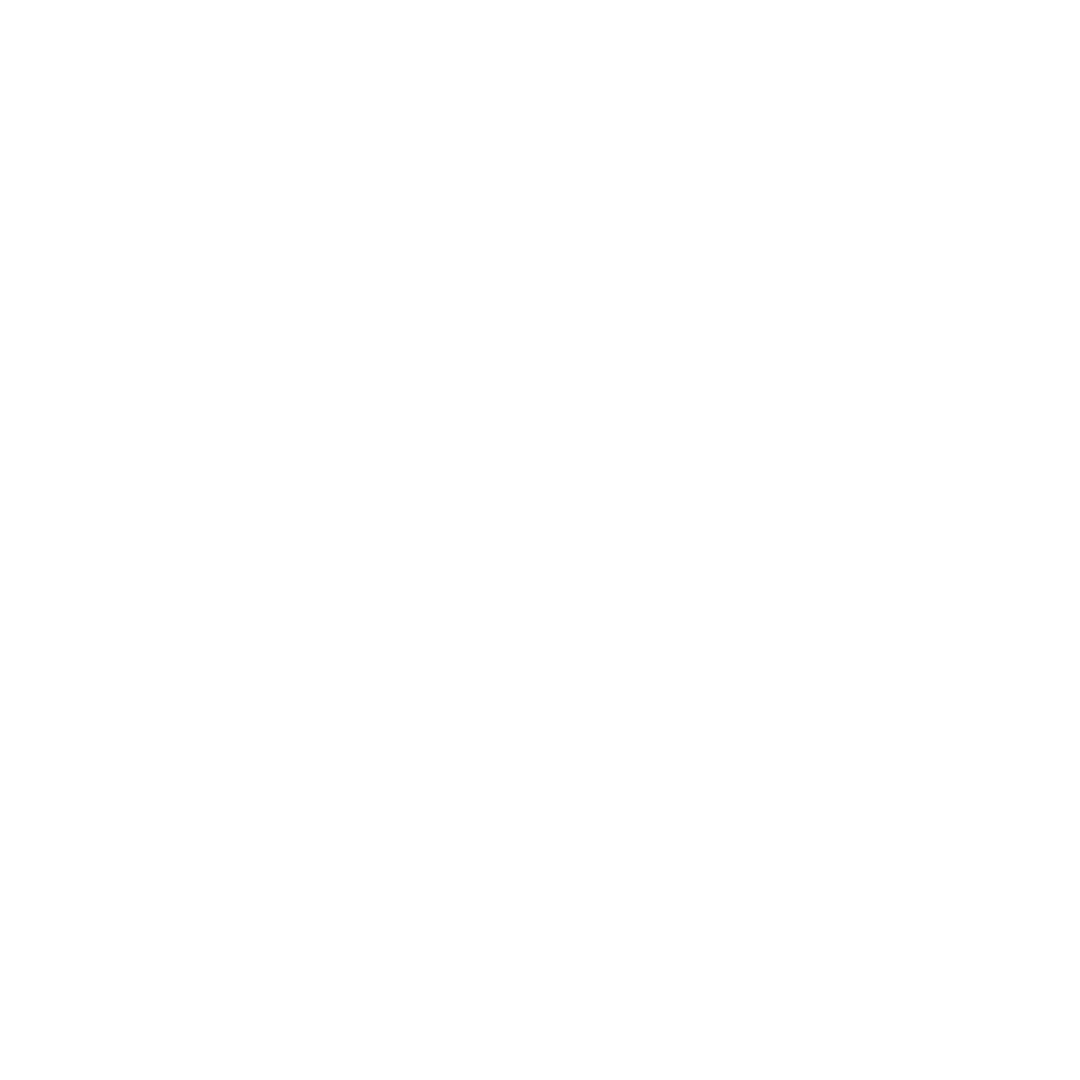
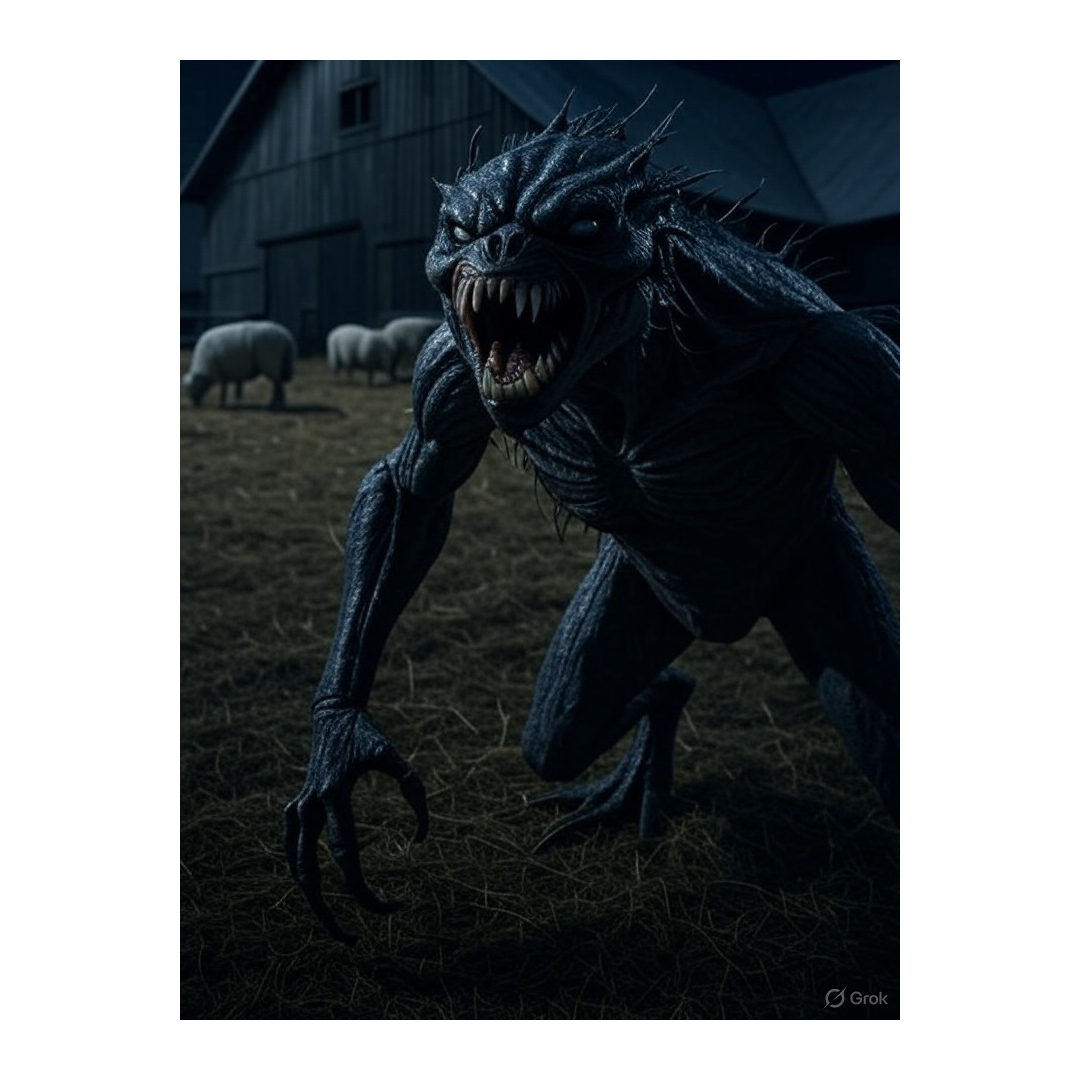
Layers edited between the first and the second (1080, 1080) image:
added layer "image" above "image (3)" over [180, 60, 900, 1020]
added layer "image (3)" above "image (2)" over [180, 60, 900, 1020]
added layer "image (2)" above "image (1)" over [180, 60, 900, 1020]
added layer "image (1)" above "PNJ No Muerto Liche Nalgash Ascendido copia" over [180, 60, 900, 1020]